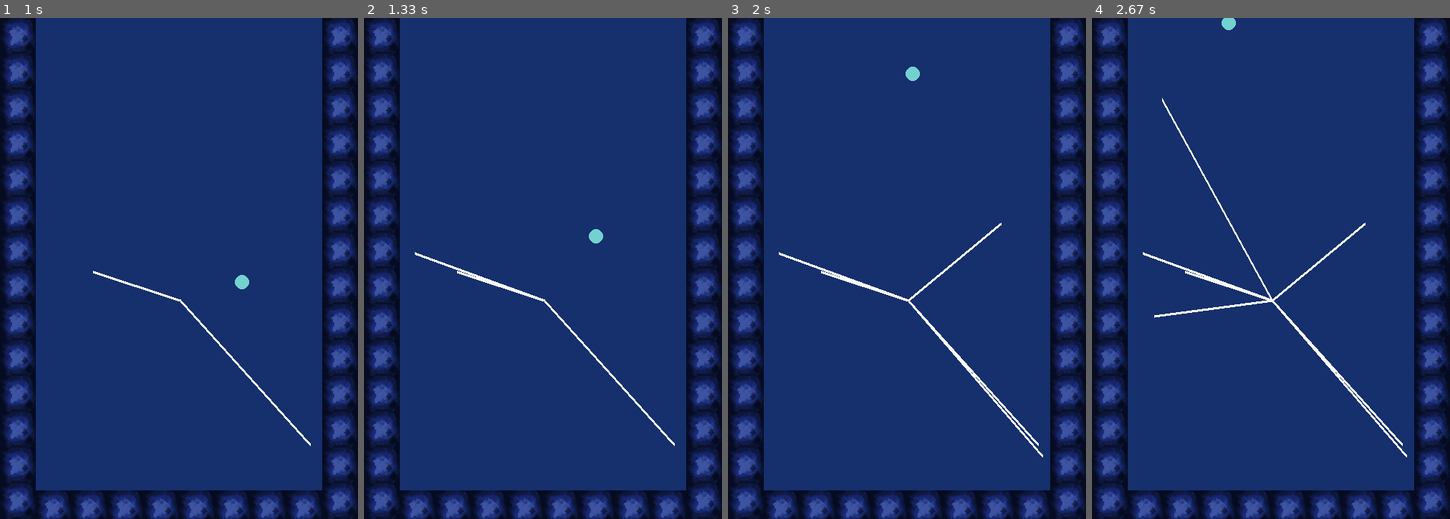
Above: before the commit, frames 1-4 (left to right).
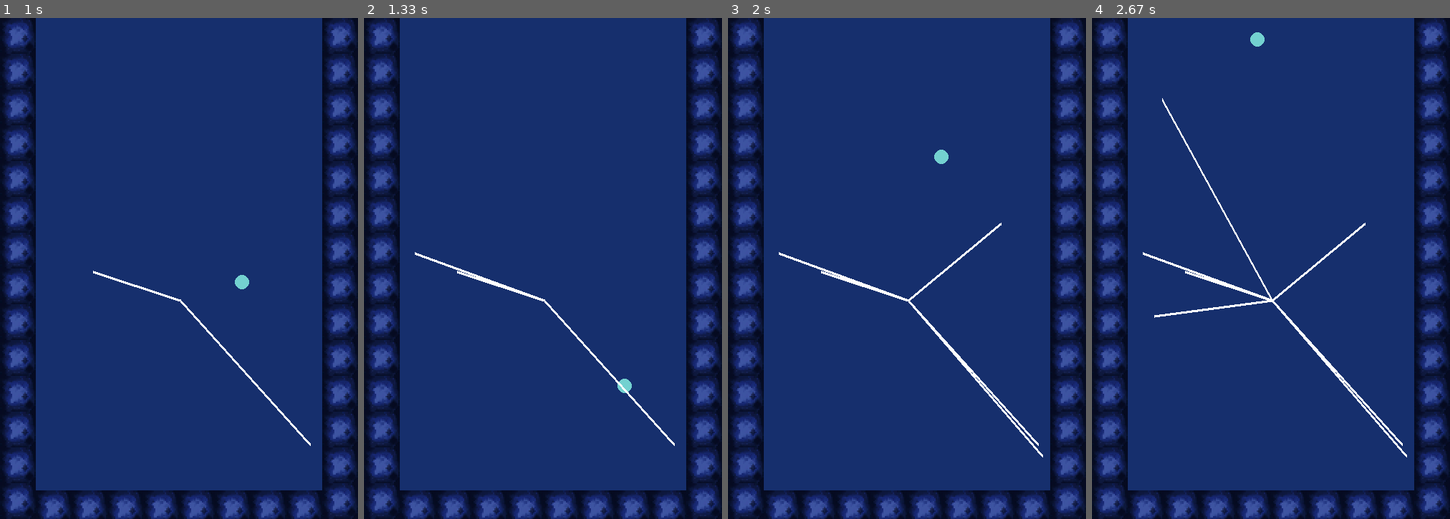
Above: after the commit, the same moments.

Repository: insper-classroom/devlife-23-1-projeto-pygame-esther_nina
Game: pygame game, started from code/jogo.py
Same seed, same stepped clock (60 frames per second), same inputs: the game is played once before the commit and once after it.
Inputs (mouse positions are in pixels of both pictures, inside the frame that each line leads up to):
- Up to frame 1 (1 s): press the mouse at (179, 303) at 0.37 s; move the mouse to (136, 288) at 0.47 s; release the mouse at (93, 273) at 0.6 s; press the mouse at (179, 303) at 0.7 s; move the mouse to (243, 373) at 0.8 s; release the mouse at (311, 443) at 0.93 s
- Up to frame 2 (1.33 s): press the mouse at (543, 303) at 1.03 s; move the mouse to (478, 278) at 1.13 s; release the mouse at (414, 253) at 1.27 s
- Up to frame 3 (2 s): press the mouse at (907, 303) at 1.37 s; move the mouse to (975, 378) at 1.47 s; release the mouse at (1043, 458) at 1.6 s; press the mouse at (907, 303) at 1.7 s; move the mouse to (953, 263) at 1.8 s; release the mouse at (1000, 223) at 1.93 s
- Up to frame 4 (2.67 s): press the mouse at (1271, 303) at 2.03 s; move the mouse to (1213, 308) at 2.13 s; release the mouse at (1152, 318) at 2.27 s; press the mouse at (1271, 303) at 2.37 s; move the mouse to (1217, 198) at 2.47 s; release the mouse at (1163, 98) at 2.6 s

Frame 1 is identical in both runs. In frame 2, 0.2% of the frame differs, in the area x 62-75%, y 42-75%; in frame 3, 0.2%, in the area x 49-62%, y 9-30%; in frame 4, 0.2%.

Commit message:
colisao terminada

Diff:
--- a/code/funcoes.py
+++ b/code/funcoes.py
@@ -144,6 +144,6 @@
             c = -(a * p.coordenadas_comeco[0] + p.coordenadas_comeco[1])
             dist = abs(a*bola_pos[0] + b*bola_pos[1] + c)/ math.sqrt(a**2 + b**2)
 
-            if dist <= raio :
+            if dist <= raio and bola_pos[0] < p.coordenadas_final[0] and bola_pos[0] > p.coordenadas_comeco[0] :
                 return True
         return False
